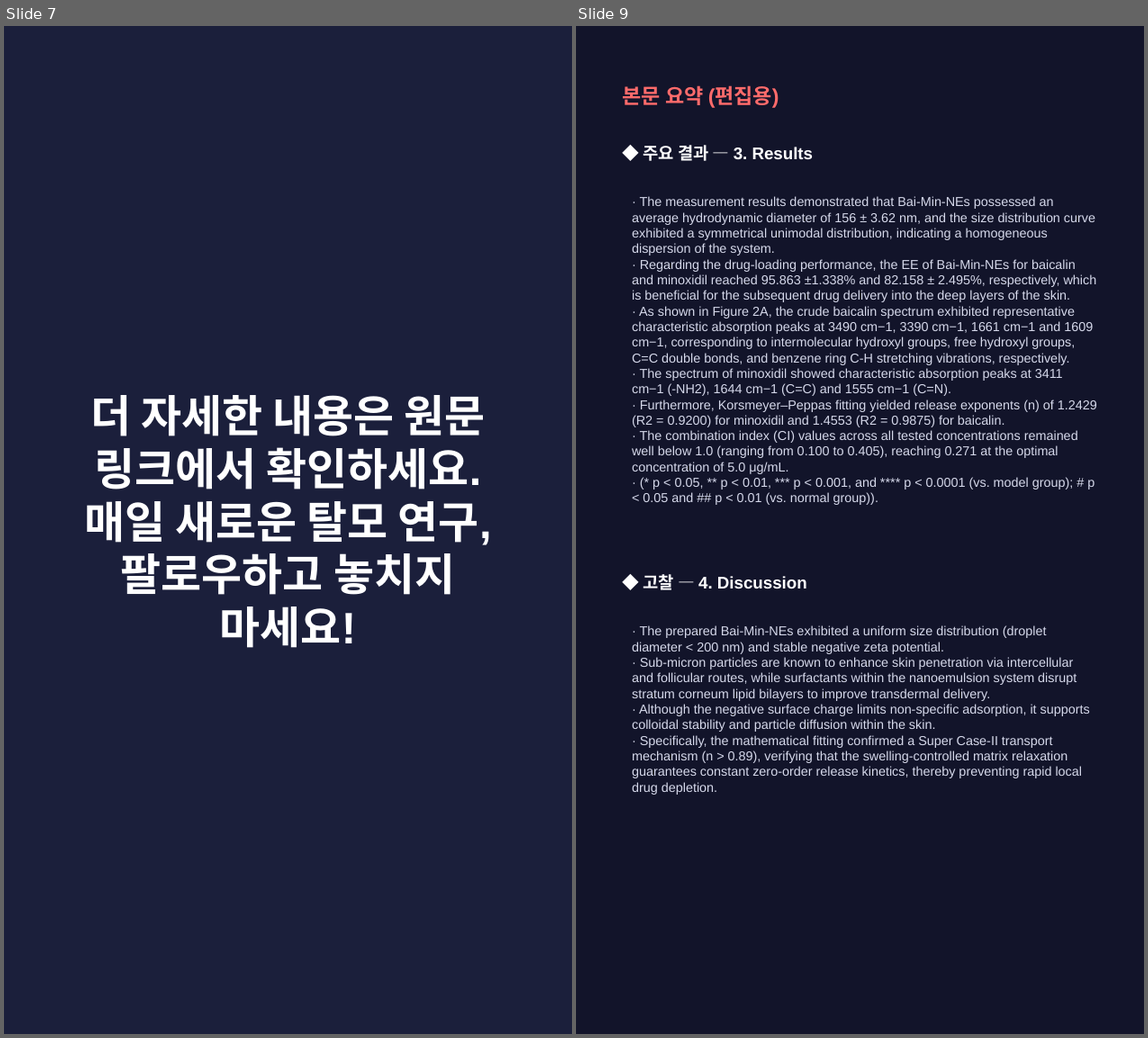
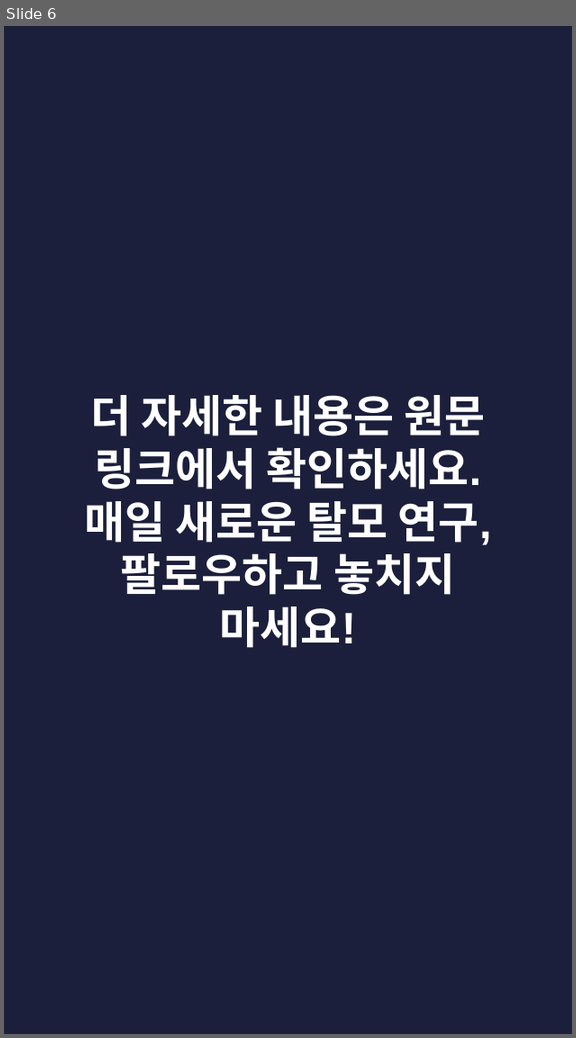
Before and after one commit to hyokang2010-BJ-ANTH/product-builder-test, a slide deck: pwa/data/latest/slides.pptx. Shown side by side, each under a label of ours: slides 7 and 9 before the commit, slide 6 after it; the slides between them are not shown. The pictures are 1148x1038 and 576x1038 pixels, drawn with LibreOffice and Linux fonts; fonts in the diff are those of the drawing. Boxes give left, top, right and bottom in pixels: in the first picture for what was removed or moved away, otherwise in the second. Text is boxed around its words. In the diff, an @@ line names an element or a change of style, - is before the commit and + after.

```diff
--- a/pwa/data/latest/slides.pptx
+++ b/pwa/data/latest/slides.pptx
@@ slide 9 removed at (576, 26, 1144, 1034), background #12142A @@
@@ text removed at (623, 85, 779, 108) @@
-본문 요약 (편집용)
@@ text removed at (644, 145, 814, 161) @@
-◆ 주요 결과 — 3. Results
@@ text removed at (632, 196, 1097, 505) @@
-· The measurement results demonstrated that Bai-Min-NEs possessed an average hydrodynamic diameter of 156 ± 3.62 nm, and the size distribution curve exhibited a symmetrical unimodal distribution, indicating a homogeneous dispersion of the system.
-· Regarding the drug-loading performance, the EE of Bai-Min-NEs for baicalin and minoxidil reached 95.863 ±1.338% and 82.158 ± 2.495%, respectively, which is beneficial for the subsequent drug delivery into the deep layers of the skin.
-· As shown in Figure 2A, the crude baicalin spectrum exhibited representative characteristic absorption peaks at 3490 cm−1, 3390 cm−1, 1661 cm−1 and 1609 cm−1, corresponding to intermolecular hydroxyl groups, free hydroxyl groups, C=C double bonds, and benzene ring C-H stretching vibrations, respectively.
-· The spectrum of minoxidil showed characteristic absorption peaks at 3411 cm−1 (-NH2), 1644 cm−1 (C=C) and 1555 cm−1 (C=N).
-· Furthermore, Korsmeyer–Peppas fitting yielded release exponents (n) of 1.2429 (R2 = 0.9200) for minoxidil and 1.4553 (R2 = 0.9875) for baicalin.
-· The combination index (CI) values across all tested concentrations remained well below 1.0 (ranging from 0.100 to 0.405), reaching 0.271 at the optimal concentration of 5.0 μg/mL.
-· (* p < 0.05, ** p < 0.01, *** p < 0.001, and **** p < 0.0001 (vs. model group); # p < 0.05 and ## p < 0.01 (vs. normal group)).
@@ text removed at (644, 574, 807, 590) @@
-◆ 고찰 — 4. Discussion
@@ text removed at (632, 625, 1090, 795) @@
-· The prepared Bai-Min-NEs exhibited a uniform size distribution (droplet diameter < 200 nm) and stable negative zeta potential.
-· Sub-micron particles are known to enhance skin penetration via intercellular and follicular routes, while surfactants within the nanoemulsion system disrupt stratum corneum lipid bilayers to improve transdermal delivery.
-· Although the negative surface charge limits non-specific adsorption, it supports colloidal stability and particle diffusion within the skin.
-· Specifically, the mathematical fitting confirmed a Super Case-II transport mechanism (n > 0.89), verifying that the swelling-controlled matrix relaxation guarantees constant zero-order release kinetics, thereby preventing rapid local drug depletion.
@@ what was slide 7 is now slide 6 @@
```
Also in this commit, not shown: 2 slides changed, 5 slides added, 6 other slides removed, 27 other files.
